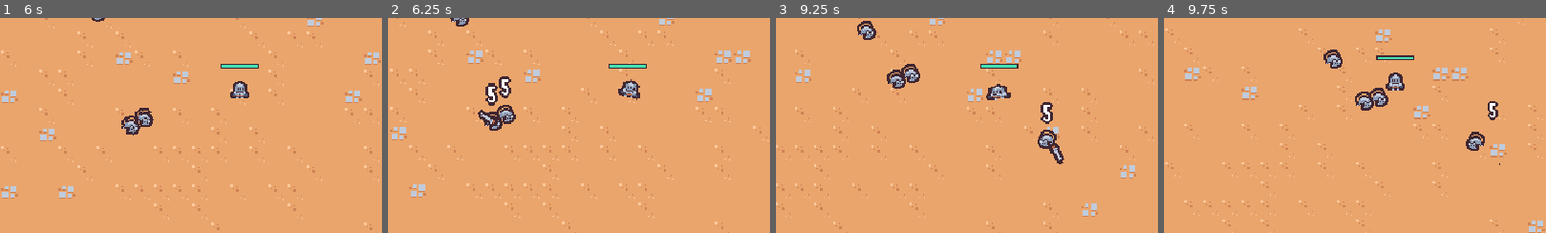
Above: before the commit, frames 1-4 (left to right).
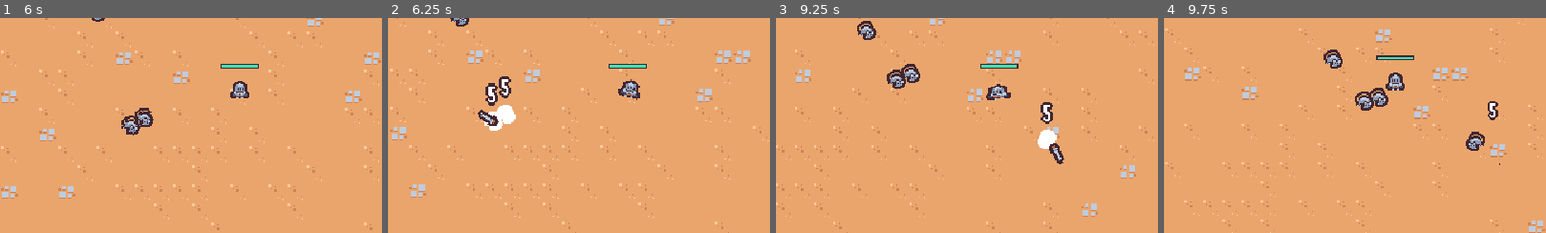
Above: after the commit, the same moments.

Repository: justknick/myFirst2DSurvivorsGame
Game: Godot game, scene res://scenes/main/main.tscn
Same seed, same stepped clock (60 frames per second), same inputs: the game is played once before the commit and once after it.
Inputs (mouse positions are % of the whole screen's width and height, from its top left):
- Up to frame 1 (6 s): move the mouse to (72, 45) at 0.52 s; press the mouse at (72, 45) at 0.53 s; hold D (move_right) 0.53-1.28 s; move the mouse to (30, 55) at 1.27 s; release the mouse at (30, 55) at 1.28 s; hold S (move_down) 1.28-2.03 s; click (30, 55) at 1.35 s; move the mouse to (60, 28) at 2.02 s; press the mouse at (60, 28) at 2.03 s; hold D (move_right) 2.03-2.78 s; move the mouse to (45, 70) at 2.77 s; release the mouse at (45, 70) at 2.78 s; hold W (move_up) 2.78-3.53 s; click (45, 70) at 2.85 s; move the mouse to (80, 65) at 3.52 s; press the mouse at (80, 65) at 3.53 s; hold A (move_left) 3.53-5.03 s; move the mouse to (20, 35) at 4.27 s; release the mouse at (20, 35) at 4.28 s; click (20, 35) at 4.35 s; move the mouse to (55, 50) at 5.02 s; press the mouse at (55, 50) at 5.03 s; hold S (move_down) 5.03-5.78 s; move the mouse to (35, 25) at 5.77 s; release the mouse at (35, 25) at 5.78 s; hold D (move_right) from 5.78 s (still down); click (35, 25) at 5.85 s
- Up to frame 2 (6.25 s): keep holding D (move_right)
- Up to frame 3 (9.25 s): move the mouse to (72, 45) at 6.52 s; release D (move_right) at 6.53 s; press the mouse at (72, 45) at 6.53 s; hold W (move_up) 6.53-7.28 s; move the mouse to (30, 55) at 7.27 s; release the mouse at (30, 55) at 7.28 s; hold D (move_right) 7.28-8.03 s; click (30, 55) at 7.35 s; move the mouse to (60, 28) at 8.02 s; press the mouse at (60, 28) at 8.03 s; hold S (move_down) 8.03-8.78 s; move the mouse to (45, 70) at 8.77 s; release the mouse at (45, 70) at 8.78 s; hold A (move_left) from 8.78 s (still down); click (45, 70) at 8.85 s
- Up to frame 4 (9.75 s): move the mouse to (80, 65) at 9.52 s; release A (move_left) at 9.53 s; press the mouse at (80, 65) at 9.53 s; hold W (move_up) from 9.53 s (still down)
The pictures show only the part of the screen within x 20-70%, y 31-81%; the shares and areas given below are measured in that part.

Frame 1 is identical in both runs. In frame 2, 0.5% of the frame differs, in the area x 25-34%, y 40-53%; in frame 3, 0.3%; in frame 4, nothing differs.

Commit message:
Section 3.45 - Implementing a Flash on Enemy Hit // created hit_flash_component script, shader, scene, and hit_flash_component_material resource // updated basic_enemy and wizard_enemy (instantiated hit_flash_component scene)

Diff:
--- /dev/null
+++ b/scenes/component/hit_flash_component.gd
@@ -0,0 +1,24 @@
+extends Node
+
+@export var health_component: Node
+@export var sprite: Sprite2D
+@export var hit_flash_material: ShaderMaterial
+
+var hit_flash_tween: Tween
+
+
+func _ready():
+	health_component.health_change.connect(on_health_changed)
+	sprite.material = hit_flash_material
+
+
+func on_health_changed():
+	# if flash tween is running, then kill it
+	if hit_flash_tween != null && hit_flash_tween.is_valid():
+		hit_flash_tween.kill()
+
+	# then re-assign it, so tween isn't running twice
+	(sprite.material as ShaderMaterial).set_shader_parameter("lerp_percent", 1.0)
+	hit_flash_tween = create_tween()
+	hit_flash_tween.tween_property(sprite.material, "shader_parameter/lerp_percent", 0.0, .3)\
+	.set_ease(Tween.EASE_IN).set_trans(Tween.TRANS_QUINT)
--- /dev/null
+++ b/scenes/component/hit_flash_component.gdshader
@@ -0,0 +1,10 @@
+shader_type canvas_item;
+
+uniform float lerp_percent : hint_range(0.0, 1.0);
+
+void fragment() {
+	// vec4 has four params; red, green, blue, alpha
+	vec4 texture_initial_color = texture(TEXTURE, UV);
+	vec4 texture_final_color = mix(texture_initial_color, vec4(1.0, 1.0, 1.0, texture_initial_color.a), lerp_percent);
+	COLOR = texture_final_color;
+}
--- /dev/null
+++ b/scenes/component/hit_flash_component.tscn
@@ -0,0 +1,8 @@
+[gd_scene load_steps=3 format=3 uid="uid://ctjen3dauc853"]
+
+[ext_resource type="Material" uid="uid://cuhmvatyiq007" path="res://scenes/component/hit_flash_component_material.tres" id="1_2xocq"]
+[ext_resource type="Script" path="res://scenes/component/hit_flash_component.gd" id="1_sle3o"]
+
+[node name="HitFlashComponent" type="Node"]
+script = ExtResource("1_sle3o")
+hit_flash_material = ExtResource("1_2xocq")
--- /dev/null
+++ b/scenes/component/hit_flash_component_material.tres
@@ -0,0 +1,8 @@
+[gd_resource type="ShaderMaterial" load_steps=2 format=3 uid="uid://cuhmvatyiq007"]
+
+[ext_resource type="Shader" path="res://scenes/component/hit_flash_component.gdshader" id="1_sj214"]
+
+[resource]
+resource_local_to_scene = true
+shader = ExtResource("1_sj214")
+shader_parameter/lerp_percent = 0.0
--- a/scenes/game_object/basic_enemy/basic_enemy.tscn
+++ b/scenes/game_object/basic_enemy/basic_enemy.tscn
@@ -7,6 +7,7 @@
 [ext_resource type="PackedScene" uid="uid://cgfsgufsolyw8" path="res://scenes/component/velocity_component.tscn" id="4_h82dq"]
 [ext_resource type="PackedScene" uid="uid://0f05iqla3h4m" path="res://scenes/component/hurtbox_component.tscn" id="4_rpt1e"]
 [ext_resource type="PackedScene" uid="uid://b72dgbiycmhim" path="res://scenes/component/death_component.tscn" id="4_ta4nu"]
+[ext_resource type="PackedScene" uid="uid://ctjen3dauc853" path="res://scenes/component/hit_flash_component.tscn" id="5_us8ei"]
 
 [sub_resource type="Animation" id="Animation_cbbl8"]
 length = 0.001
@@ -96,6 +97,10 @@
 
 [node name="VelocityComponent" parent="." instance=ExtResource("4_h82dq")]
 
+[node name="HitFlashComponent" parent="." node_paths=PackedStringArray("health_component", "sprite") instance=ExtResource("5_us8ei")]
+health_component = NodePath("../HealthComponent")
+sprite = NodePath("../Visuals/Sprite2D")
+
 [node name="DeathComponent" parent="." node_paths=PackedStringArray("health_component", "sprite") instance=ExtResource("4_ta4nu")]
 health_component = NodePath("../HealthComponent")
 sprite = NodePath("../Visuals/Sprite2D")
--- a/scenes/game_object/wizard_enemy/wizard_enemy.tscn
+++ b/scenes/game_object/wizard_enemy/wizard_enemy.tscn
@@ -6,6 +6,7 @@
 [ext_resource type="Texture2D" uid="uid://bc84wlorwjtmh" path="res://scenes/game_object/wizard_enemy/wizard_enemy.png" id="2_rmamo"]
 [ext_resource type="PackedScene" uid="uid://cgfsgufsolyw8" path="res://scenes/component/velocity_component.tscn" id="3_dtobq"]
 [ext_resource type="PackedScene" uid="uid://btuhlfwpjcp7w" path="res://scenes/component/vial_drop_component.tscn" id="3_p346o"]
+[ext_resource type="PackedScene" uid="uid://ctjen3dauc853" path="res://scenes/component/hit_flash_component.tscn" id="5_s2rq2"]
 [ext_resource type="PackedScene" uid="uid://0f05iqla3h4m" path="res://scenes/component/hurtbox_component.tscn" id="6_286mk"]
 
 [sub_resource type="Animation" id="Animation_qqdgv"]
@@ -139,6 +140,10 @@
 max_speed = 60
 acceleration = 20.0
 
+[node name="HitFlashComponent" parent="." node_paths=PackedStringArray("health_component", "sprite") instance=ExtResource("5_s2rq2")]
+health_component = NodePath("../HealthComponent")
+sprite = NodePath("../Visuals/Sprite2D")
+
 [node name="DeathComponent" parent="." node_paths=PackedStringArray("health_component", "sprite") instance=ExtResource("2_r03lp")]
 health_component = NodePath("../HealthComponent")
 sprite = NodePath("../Visuals/Sprite2D")
Not shown: 1 places in scenes/game_object/basic_enemy/basic_enemy.tscn that only renumber resources
Not shown: 1 places in scenes/game_object/wizard_enemy/wizard_enemy.tscn that only renumber resources
